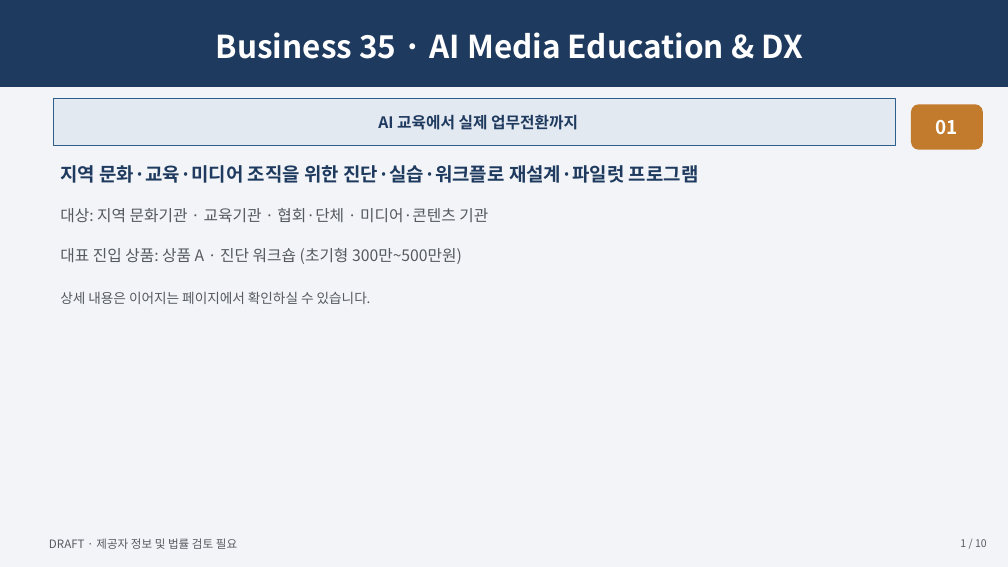
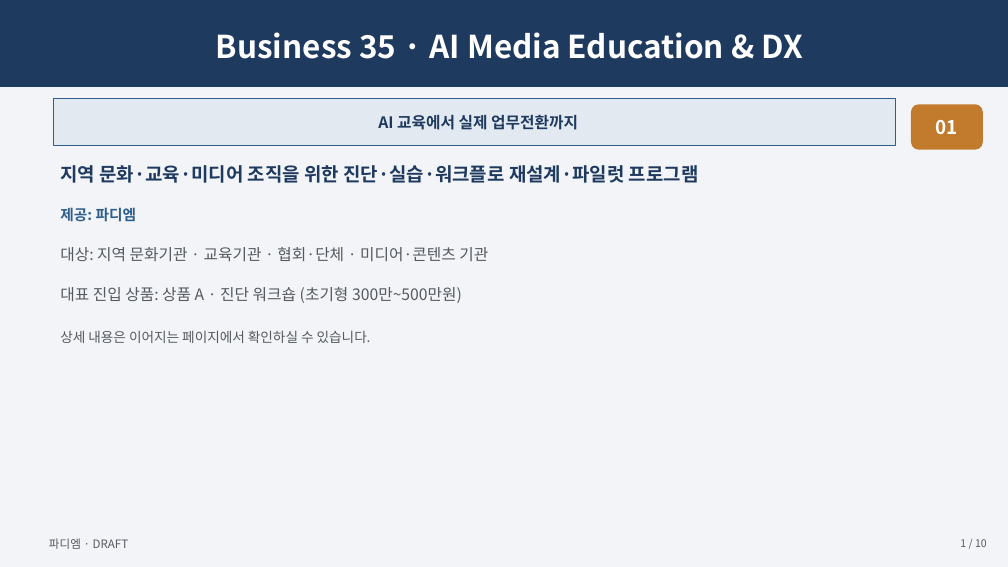
Before and after one commit to skerishKang/ai-revenue-lab, a slide deck: slide 1 of docs/commercial/business-35-ai-media-education-dx/customer-package/Business35_Master_Proposal_10p.pptx. Drawn at 1008x567 pixels with LibreOffice and Linux fonts; fonts in the diff are those of the drawing. Boxes give left, top, right and bottom in pixels: in the first picture for what was removed or moved away, otherwise in the second. Text is boxed around its words. In the diff, an @@ line names an element or a change of style, - is before the commit and + after.

Commit message:
docs(ai-media-education-dx): apply Padiem provider identity
Apply final provider identity 파디엠 (PADIEM) to the Business 35 customer package.

- Proposal: cover shows '제공: 파디엠'; all footers '파디엠 · DRAFT'; last page adds '제공 및 계약 주체: 파디엠' + pricing/legal-review closing
- One-page: '제공: 파디엠' in header, footer '파디엠 · DRAFT'
- Questionnaire: repeating page header '파디엠 · AI 업무전환 진단 질문지' + [N/3]
- Quote workbook: supplier/contracting/issuer = 파디엠; business details marked '발송 전 공식 사업자 정보 입력 필요' (no invented numbers)
- Meeting script / emails: Padiem self-intro, sender '파디엠 · AI 업무전환 프로그램'
- Internal docs (README/CHECKLIST/SOURCE_MAPPING/VISUAL_QA/REFERENCE_COMPARISON): FINAL_IDENTITY_DECIDED · PROVIDER 파디엠 · CONTRACTING_ENTITY 파디엠 · BUSINESS_DETAILS_VERIFICATION_PENDING
- Pricing/product scope unchanged (A/B1/B2/C)
- AI Revenue Lab not shown as contracting entity

Validation: ALL CHECKS PASSED; git diff --check clean; PDF 10/1/3; renders 14; XLSX 9 sheets.

Refs #359.

```diff
--- a/docs/commercial/business-35-ai-media-education-dx/customer-package/Business35_Master_Proposal_10p.pptx
+++ b/docs/commercial/business-35-ai-media-education-dx/customer-package/Business35_Master_Proposal_10p.pptx
@@ text at (60, 207, 137, 222): paragraph added @@
+제공: 파디엠
@@ text at (49, 538, 129, 549): text changed @@
-DRAFT · 제공자 정보 및 법률 검토 필요
+파디엠 · DRAFT
```
Also in this commit, not shown: 9 other slides changed, 32 other files.
